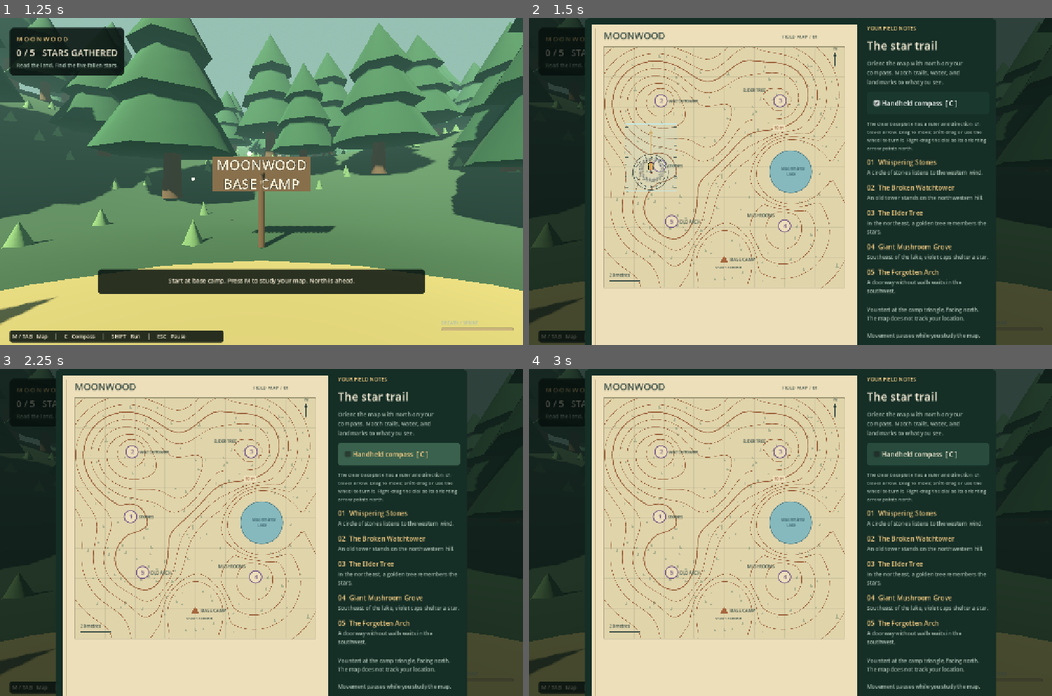
Above: before the commit, frames 1-4 (two rows, left to right).
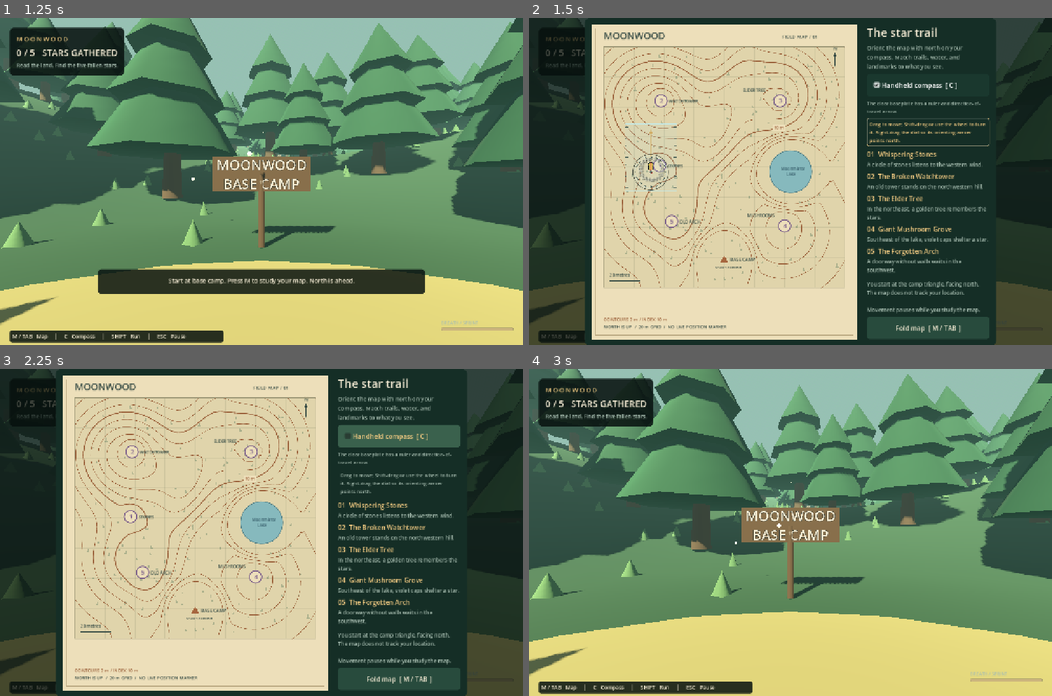
Above: after the commit, the same moments.

Repository: LosManos/FantasiaOrientaatio
Game: Godot game, scene res://scenes/main.tscn
Two runs of this game, one before a commit and one after it. Both use one fixed random seed, a clock stepped at 60 frames per second and the inputs below.
Inputs (mouse positions are in pixels of both pictures, inside the frame that each line leads up to):
- Up to frame 1 (1.25 s): click "Enter the forest" at 0.5 s
- Up to frame 2 (1.5 s): tap M (map) at 1.25 s; move the mouse to (816, 181) at 1.27 s; hold W (move_forward) from 1.28 s (still down); hold C (handheld_compass) from 1.28 s (still down); click (816, 181) at 1.42 s
- Up to frame 3 (2.25 s): release W (move_forward) at 2 s; release C (handheld_compass) at 2 s; click "Handheld compass [ C ]" at 2 s
- Up to frame 4 (3 s): click (926, 679) at 2.75 s, where only the run after the commit has a clickable "Fold map [ M / TAB ]"

Frame 1 is identical in both runs. In frame 2, 8.2% of the frame differs, in the area x 10-90%, y 2-100%; in frame 3, 9.9%; in frame 4, 98%, in the area x 0-100%, y 0-100%.

Commit message:
feature:Better explanation of how to manipulate compass in map [ai]

Diff:
--- a/scripts/main.gd
+++ b/scripts/main.gd
@@ -29,6 +29,7 @@
 var handheld_compass: CompassScript
 var map_compass: CompassScript
 var map_compass_toggle: CheckBox
+var map_compass_help: Label
 var handheld_enabled := false
 var paper_map: MapScript
 var control_list: VBoxContainer
@@ -431,9 +432,8 @@
 	paper_map.add_child(map_compass)
 	var column := VBoxContainer.new()
 	column.custom_minimum_size = Vector2(300, 0)
-	column.add_theme_constant_override("separation", 14)
+	column.add_theme_constant_override("separation", 8)
 	row.add_child(column)
-	column.add_child(label("YOUR FIELD NOTES", 13, GOLD))
 	column.add_child(label("The star trail", 28))
 	var advice := label("Orient the map with north on your compass. Match trails, water, and landmarks to what you see.", 14, MUTED)
 	advice.autowrap_mode = TextServer.AUTOWRAP_WORD_SMART
@@ -443,11 +443,21 @@
 	map_compass_toggle.button_pressed = handheld_enabled
 	map_compass_toggle.toggled.connect(set_handheld_compass_enabled)
 	column.add_child(map_compass_toggle)
-	var compass_help := label("The clear baseplate has a ruler and direction-of-travel arrow. Drag to move; Shift-drag or use the wheel to turn it. Right-drag the dial so its orienting arrow points north.", 12, MUTED)
-	compass_help.autowrap_mode = TextServer.AUTOWRAP_WORD_SMART
-	column.add_child(compass_help)
+	var compass_description := label("The clear baseplate has a ruler and direction-of-travel arrow.", 12, MUTED)
+	compass_description.autowrap_mode = TextServer.AUTOWRAP_WORD_SMART
+	column.add_child(compass_description)
+	map_compass_help = label("Drag to move; Shift-drag or use the wheel to turn it. Right-drag the dial so its orienting arrow points north.", 12, MUTED)
+	map_compass_help.autowrap_mode = TextServer.AUTOWRAP_WORD_SMART
+	var instructions_border := panel_style(Color.TRANSPARENT, 4, 6)
+	instructions_border.set_border_width_all(1)
+	instructions_border.border_color = Color.TRANSPARENT
+	map_compass_help.add_theme_stylebox_override("normal", instructions_border)
+	column.add_child(map_compass_help)
+	map_compass.visibility_changed.connect(func() -> void:
+		map_compass_help.add_theme_color_override("font_color", GOLD if map_compass.visible else MUTED)
+		instructions_border.border_color = GOLD if map_compass.visible else Color.TRANSPARENT)
 	control_list = VBoxContainer.new()
-	control_list.add_theme_constant_override("separation", 16)
+	control_list.add_theme_constant_override("separation", 8)
 	column.add_child(control_list)
 	var space := Control.new()
 	space.size_flags_vertical = Control.SIZE_EXPAND_FILL
--- a/tests/game_test.gd
+++ b/tests/game_test.gd
@@ -83,6 +83,16 @@
 	game.open_map()
 	check(game.state == game.State.MAP and not game.player.active, "map suspends movement")
 	check(game.map_compass.visible and not game.handheld_compass.visible, "enabled compass moves to the map view")
+	check(game.map_compass_help.get_theme_color("font_color") == game.GOLD, "visible map compass highlights its instructions")
+	check(game.map_compass_help.text.begins_with("Drag to move;") and not game.map_compass_help.text.contains("The clear baseplate"), "compass usage instructions form a separate paragraph")
+	var instructions_border: StyleBoxFlat = game.map_compass_help.get_theme_stylebox("normal")
+	check(instructions_border.border_width_left > 0 and instructions_border.border_color == game.GOLD, "visible map compass frames the usage paragraph")
+	game.map_compass_toggle.button_pressed = false
+	check(not game.map_compass.visible and game.map_compass_help.get_theme_color("font_color") == game.MUTED, "hiding map compass mutes its instructions")
+	check(instructions_border.border_color == Color.TRANSPARENT, "hidden map compass removes the usage border")
+	game.map_compass_toggle.button_pressed = true
+	check(game.map_compass.visible and game.map_compass_help.get_theme_color("font_color") == game.GOLD, "showing map compass highlights its instructions again")
+	check(instructions_border.border_color == game.GOLD, "showing map compass restores the usage border")
 	var wheel_turn := InputEventMouseButton.new()
 	wheel_turn.button_index = MOUSE_BUTTON_WHEEL_DOWN
 	wheel_turn.pressed = true
